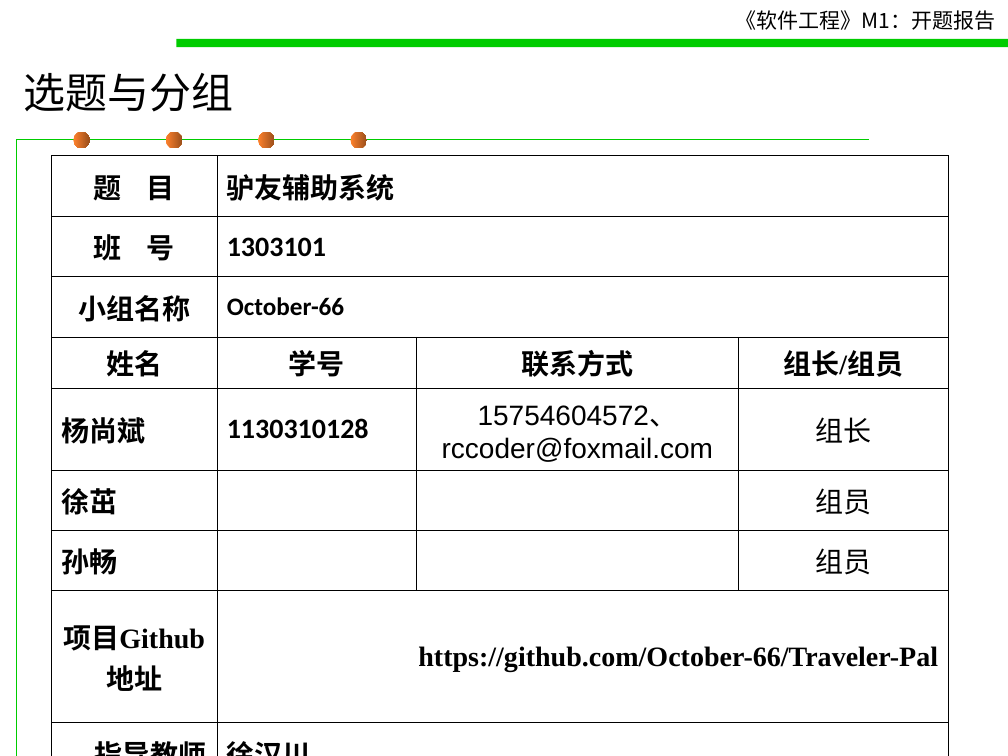
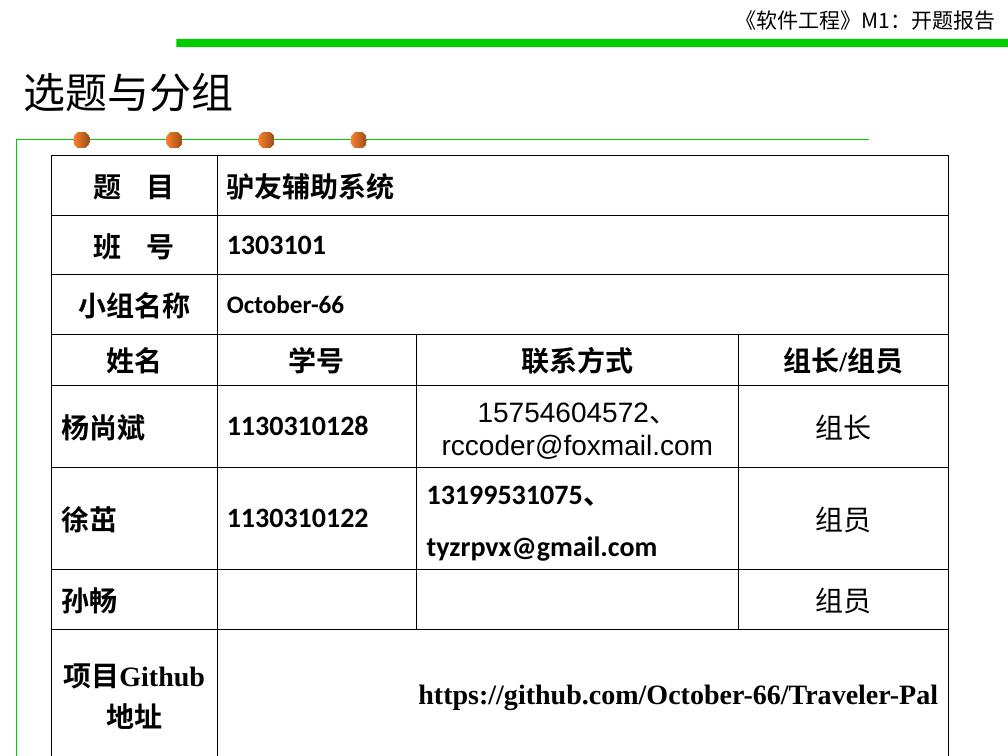
Before and after one commit to October-66/Traveler-Pal, a slide deck: slide 2 of doc/M1 - 开题报告.ppt. Drawn at 1008x756 pixels with LibreOffice and Linux fonts; fonts in the diff are those of the drawing. Boxes give left, top, right and bottom in pixels: in the first picture for what was removed or moved away, otherwise in the second. Text is boxed around its words. In the diff, an @@ line names an element or a change of style, - is before the commit and + after.

```diff
--- a/doc/M1 - 开题报告.ppt
+++ b/doc/M1 - 开题报告.ppt
@@ table at (51, 156, 949, 756) @@
-row 6, column 2: 
+row 6, column 2: 1130310122
-row 6, column 3: 
+row 6, column 3: 13199531075、 / tyzrpvx@gmail.com
```
Also in this commit, not shown: 7 other slides changed, 1 slide added, 1 slide removed.
